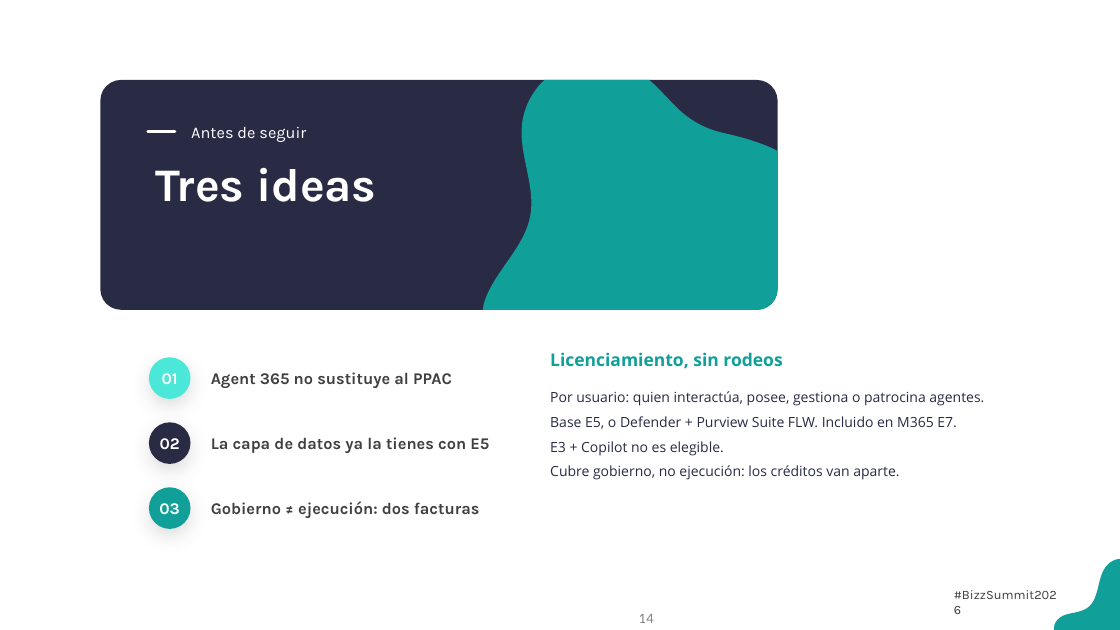
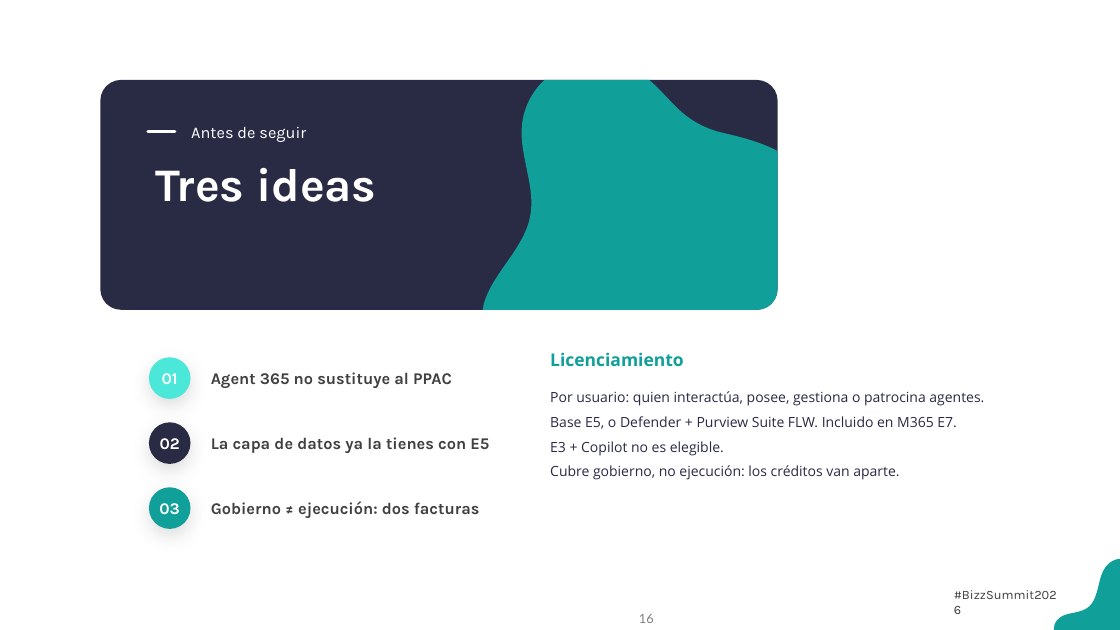
Before and after one commit to antoniosql/materiales-sesiones, a slide deck: slide 16 of BizzSummit/2026/01_trabajo/BizzSummit2026_De_la_jungla_al_control_plane.pptx (slide 14 before the commit). Drawn at 1120x630 pixels with LibreOffice and Linux fonts; fonts in the diff are those of the drawing; background and template pictures are left out. Boxes give left, top, right and bottom in pixels: in the first picture for what was removed or moved away, otherwise in the second. Text is boxed around its words. In the diff, an @@ line names an element or a change of style, - is before the commit and + after.

```diff
--- a/BizzSummit/2026/01_trabajo/BizzSummit2026_De_la_jungla_al_control_plane.pptx
+++ b/BizzSummit/2026/01_trabajo/BizzSummit2026_De_la_jungla_al_control_plane.pptx
@@ text at <box>550,352,684,366</box>: text changed @@
-Licenciamiento, sin rodeos
+Licenciamiento
@@ page number at <box>639,614,654,623</box>: text changed @@
-14
+16
```
Also in this commit, not shown: 10 other slides changed, 9 slides added, 1 slide removed, 25 other files.
